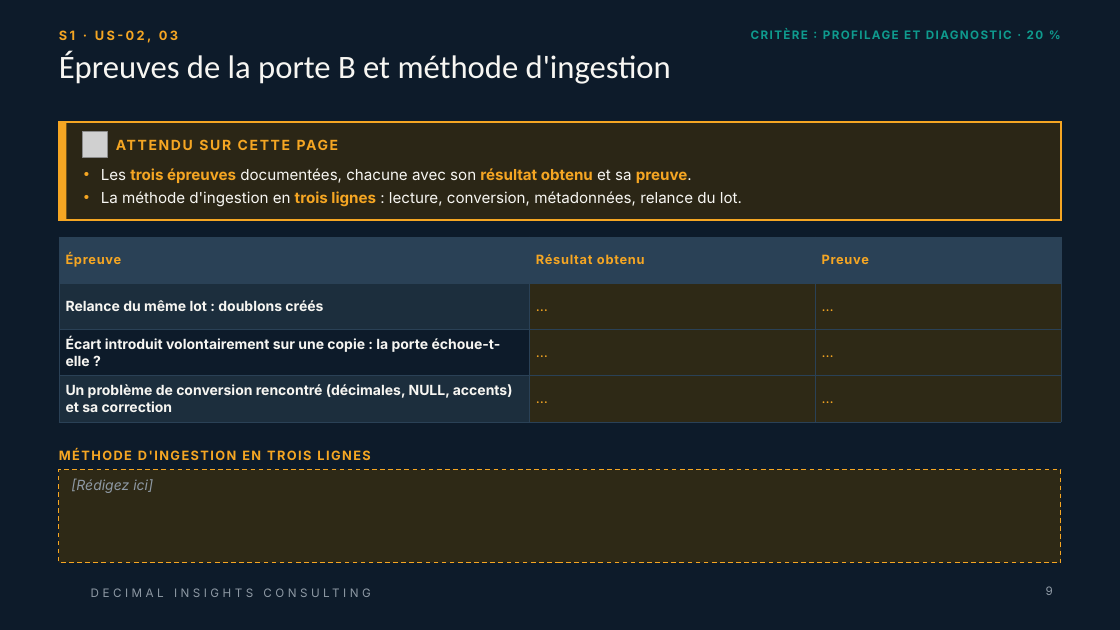
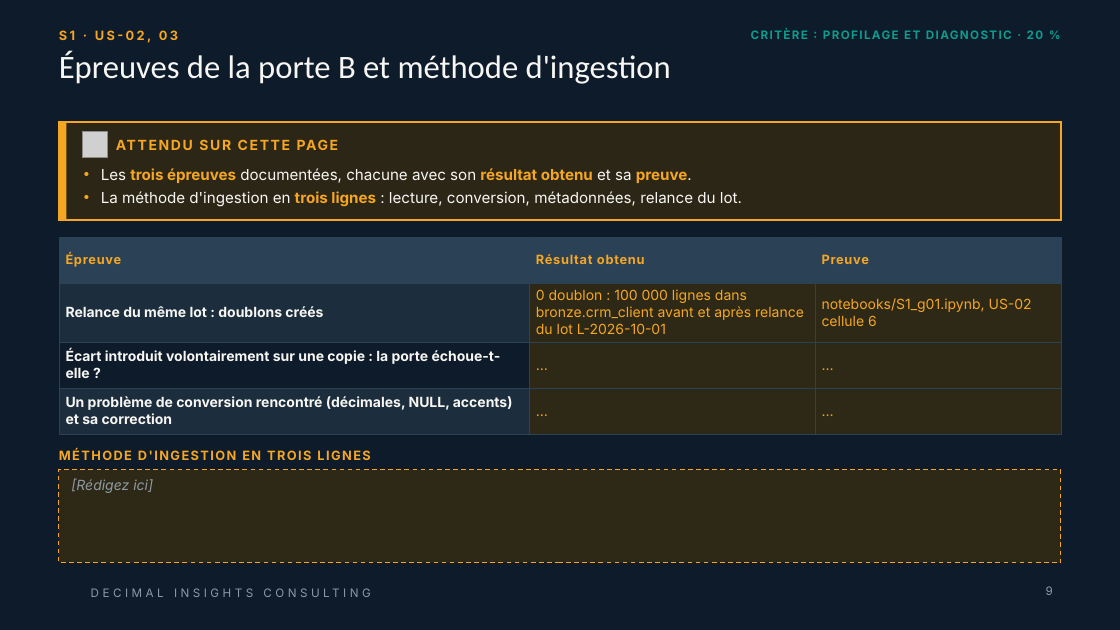
Before and after one commit to Samii05/td-qualite-g01, a slide deck: slide 9 of livrables/Livrable_Groupe_TD_AssurConnect.pptx. Drawn at 1120x630 pixels with LibreOffice and Linux fonts; fonts in the diff are those of the drawing; grey boxes stand for pictures; background and template pictures are left out. Boxes give left, top, right and bottom in pixels: in the first picture for what was removed or moved away, otherwise in the second. Text is boxed around its words. In the diff, an @@ line names an element or a change of style, - is before the commit and + after.

Commit message:
S1:(US-02) ingestion bronze des 7 tables, métadonnées et relance sans doublon

```diff
--- a/livrables/Livrable_Groupe_TD_AssurConnect.pptx
+++ b/livrables/Livrable_Groupe_TD_AssurConnect.pptx
@@ table at (59,237,1061,434) @@
-row 2, column 2: …
+row 2, column 2: 0 doublon : 100 000 lignes dans bronze.crm_client avant et après relance du lot L-2026-10-01
-row 2, column 3: …
+row 2, column 3: notebooks/S1_g01.ipynb, US-02 cellule 6
```
Also in this commit, not shown: 1 other slide changed, 1 other file.
